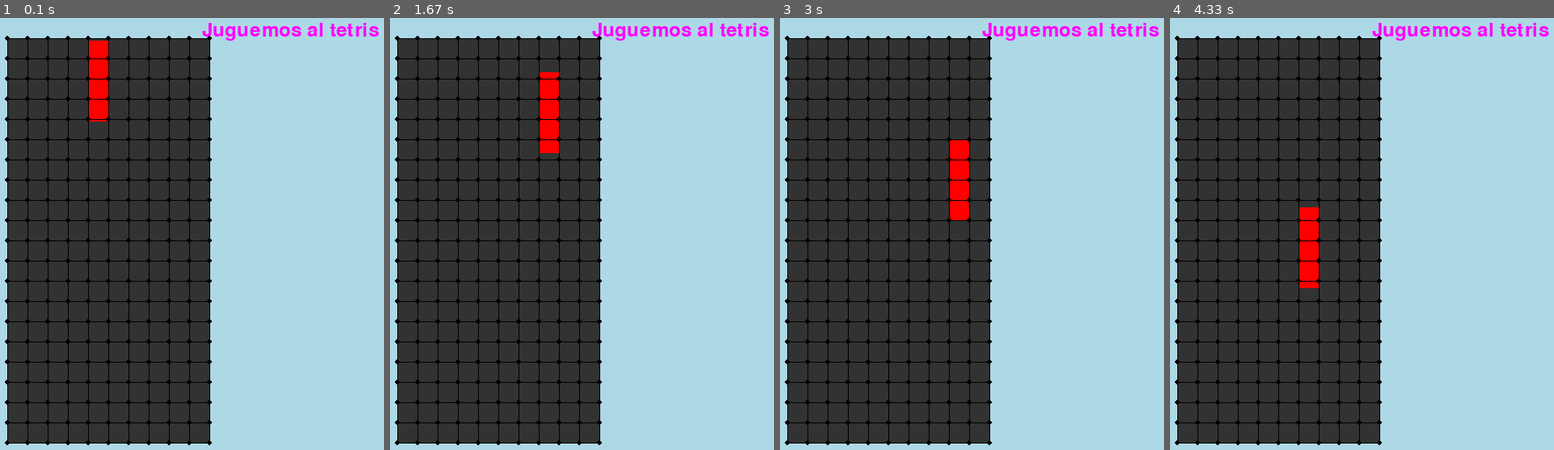
Above: before the commit, frames 1-4 (left to right).
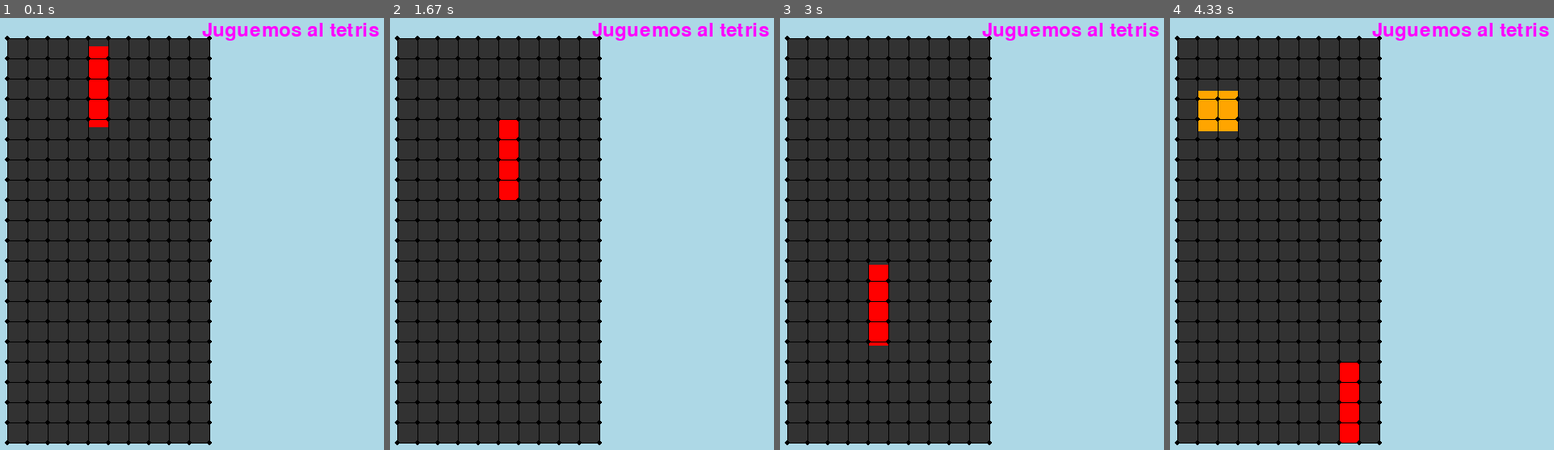
Above: after the commit, the same moments.

Repository: cajlo83/lab_1_py
Game: pygame game, started from tetris_pygame/main.py
Same seed, same stepped clock (60 frames per second), same inputs: the game is played once before the commit and once after it.
Inputs:
- Up to frame 1 (0.1 s): no input
- Up to frame 2 (1.67 s): hold Right 0.33-0.8 s; hold Right 0.83-1.3 s; hold Left from 1.33 s (still down)
- Up to frame 3 (3 s): release Left at 1.87 s; hold Down 1.9-2.2 s; hold Left 2.23-2.63 s; hold Right from 2.67 s (still down)
- Up to frame 4 (4.33 s): release Right at 3.3 s; hold Down 3.33-3.7 s; hold Left 3.73-4.2 s; hold Right from 4.23 s (still down)

The runs differ from the first frame. In frame 1, 0.1% of the frame differs, in the area x 23-29%, y 5-26%; in frame 2, 1.8%; in frame 3, 1.8%; in frame 4, 2.7%, in the area x 7-50%, y 16-99%.

Commit message:
terminada la clase de configuracion. proceder con la eliminacion de filas, asignacion de puntos, puntajes y pantalla inicial

Diff:
--- a/tetris_pygame/main.py
+++ b/tetris_pygame/main.py
@@ -5,10 +5,8 @@
 
 import pygame
 import sys
-import time
 #import entorno
-from configuraciones_juego import *
-from objetos_tetris import *
+from tetris_funciones import *
 from colores import *
 
 
@@ -21,8 +19,6 @@
 # limitar FPS para disminuir carga de CPU (1/2)
 
 
-# Inicializar el reloj de Pygame
-reloj = pygame.time.Clock()
 
 # Configuración de la ventana del programa
 screen = crear_ventana(800, 600, "tetris pygame Carlo Morici")
@@ -30,8 +26,8 @@
 
 
 # datos de configuracion
-dificultad = 1
-limite_movimientos_por_segundo = 5
+dificultad = 5
+limite_movimientos_por_segundo = 3
 ancho_espacio_jugable = 250
 config = config_crear(ancho_espacio_jugable, limite_movimientos_por_segundo, dificultad )
 
@@ -40,14 +36,11 @@
 matriz_esquinas = config.crear_puntos()
 
 figura_jugador = crear_figura(config)
-#           puntaje = 0
-
 
 # inicializacion pared de bloques
 pared_juegos = crear_pared(modalidad_juego, config)
 
-# inicializar tiempo_anterior antes del bucle
-tiempo_anterior = time.time()
+
 
 
 tocar_fondo = False
@@ -61,30 +54,11 @@
 
 
     # se controla la cantidad de movimientos con conteos de tiempo
-    tiempo_actual = time.time()
-    tiempo_transcurrido = tiempo_actual - tiempo_anterior
+    config.tiempo.actualiza_tiempo_actual()
+    config.tiempo.actualiza_tiempo_transcurrido()
 
 
-
-    # Obtener las teclas presionadas para moverse sin salir del espacio jugable, solo si se cumplio el tiempo establecido entre pulsaciones
-    if config.tiempo_entre_pulsos(tiempo_transcurrido):
-        keys = pygame.key.get_pressed()
-
-        if keys[pygame.K_LEFT] : # izquierda
-            tiempo_anterior = tiempo_actual # TIEMPO
-            figura_mover("HOR", figura_jugador, pared_juegos, -config.dimension_bloque)
-
-
-        if keys[pygame.K_RIGHT] : # derecha
-            tiempo_anterior = tiempo_actual # TIEMPO
-            figura_mover("HOR", figura_jugador, pared_juegos, config.dimension_bloque)
-
-
-        if keys[pygame.K_DOWN]: # abajo
-            tiempo_anterior = tiempo_actual # TIEMPO
-            tocar_fondo = figura_mover("VER", figura_jugador, pared_juegos, config.dimension_bloque)
-
-
+    tocar_fondo = interaccion_teclado(config, pared_juegos, figura_jugador)
 
     # en cada ciclo, el movil debe moverse hacia abajo. la velocidad cambia segun la dificultad
     tocar_fondo = figura_mover("VER", figura_jugador, pared_juegos, config.dificultad)
@@ -108,7 +82,7 @@
     screen.fill(color_fondo_ventana) # fondo
 
     # espacio jugable
-    pygame.draw.rect(screen, color_gris_oscuro, config.espacio_jugable) # rectangulo
+    config.mostrar_espacio_jugable(screen)
 
 
     # se representa graficamente al jugador en pantalla
@@ -122,13 +96,12 @@
     mostrar_puntos(matriz_esquinas, screen, 3) # esquinas
 
     # textos
-
     config.mostrar_titulo(screen)
 
     pygame.display.flip() # bufer de pantalla
 
     # limitar FPS para disminuir carga de CPU (2/2)
-    reloj.tick(config.fps)
+    config.tiempo.limitar_fps()
 
 # Salir de Pygame
 pygame.quit()
--- a/tetris_pygame/configuraciones_juego.py
+++ b/tetris_pygame/tetris_funciones.py
@@ -4,20 +4,52 @@
 import typing
 import sub_biblioteca
 from colores import *
-from objetos_tetris import *
+from tetris_objetos import *
+import time
+
+
+
+class Tiempos:
+    def __init__(self, reloj:pygame.time.Clock, tiempo_entre_movimientos:float, tiempo_actual:float, tiempo_transcurrido:float, tiempo_anterior:float, fps:int):
+        self.reloj = reloj #
+        self.tiempo_actual = tiempo_actual
+        self.tiempo_transcurrido = tiempo_transcurrido
+        self.tiempo_anterior = tiempo_anterior #
+        self.tiempo_entre_movimientos = tiempo_entre_movimientos
+        self.fps = fps #
+
+    def leer_evento(self) -> bool:
+        return self.tiempo_transcurrido >= self.tiempo_entre_movimientos
+
+    def limitar_fps(self):
+        self.reloj.tick(self.fps)
+
+    def actualiza_tiempo_anterior(self):
+        self.tiempo_anterior = self.tiempo_actual
+
+    def actualiza_tiempo_actual(self):
+        self.tiempo_actual = time.time()
+
+    def actualiza_tiempo_transcurrido(self):
+        self.tiempo_transcurrido = self.tiempo_actual - self.tiempo_anterior
+
+
+
+
+
+
 
 class Configuracion:
-    def __init__(self,texto_titulo:pygame.surface.Surface, fps:int, dificultad:int, tiempo_entre_movimientos:float, espacio_jugable:pygame.rect.Rect, dimension_bloque:int, puntaje:int, x_jugador:int, y_jugador:int):
+    def __init__(self,texto_titulo:pygame.surface.Surface,tiempo:Tiempos, dificultad:int, espacio_jugable:pygame.rect.Rect, dimension_bloque:int, puntaje:int, x_jugador:int, y_jugador:int):
         self.texto_titulo = texto_titulo #
-        self.fps = fps #
         self.dificultad = dificultad
-        self.tiempo_entre_movimientos = tiempo_entre_movimientos #
         self.espacio_jugable = espacio_jugable #
         self.dimension_bloque = dimension_bloque
         self.puntaje = puntaje #
         self.x_jugador = x_jugador #
         self.y_jugador = y_jugador #
         self.texto_titulo = texto_titulo #
+        self.tiempo = tiempo #
 
 
     def crear_grilla(self) -> list[tuple]:
@@ -56,11 +88,28 @@
 
         return matriz_puntos
 
-    def tiempo_entre_pulsos(self, tiempo_transcurrido) -> bool:
-        return tiempo_transcurrido >= self.tiempo_entre_movimientos
-
     def mostrar_titulo(self, screen:pygame.surface.Surface):
         screen.blit(self.texto_titulo, (screen.get_width() // 2 - self.texto_titulo.get_width() // 2, 8)) # titulo
+
+    def mostrar_espacio_jugable(self, screen:pygame.surface.Surface):
+        pygame.draw.rect(screen, color_gris_oscuro, self.espacio_jugable)
+
+
+
+def tiempo_crear(limite_movimientos_por_segundo:int) -> Tiempos:
+
+    tiempo_actual = time.time() #
+    tiempo_anterior = time.time()#
+    fps = (limite_movimientos_por_segundo * 4) #
+    tiempo_entre_movimientos = 1 / limite_movimientos_por_segundo #
+    tiempo_transcurrido = tiempo_actual - tiempo_anterior
+    reloj = pygame.time.Clock()#
+
+    tiempo_retorno = Tiempos(reloj, tiempo_entre_movimientos, tiempo_actual, tiempo_transcurrido, tiempo_anterior, fps)
+
+    return tiempo_retorno
+
+
 
 def config_crear(ancho_espacio_jugable:int, limite_movimientos_por_segundo:int, dificultad:int ) -> Configuracion:
     '''
@@ -73,10 +122,9 @@
 
 
     # tiempo entre movimientos
-    tiempo_entre_movimientos = 1 / limite_movimientos_por_segundo #
-
-    # fps
-    fps = limite_movimientos_por_segundo * 5 #
+#
+
+
 
     # posicion inicial del jugador
     x_jugador = int((espacio_jugable.left + espacio_jugable.right) / 2 - dimension_bloque) #
@@ -90,7 +138,9 @@
     # puntaje
     puntaje = 0 #
 
-    retorno = Configuracion(texto_titulo, fps, dificultad, tiempo_entre_movimientos, espacio_jugable, dimension_bloque, puntaje, x_jugador, y_jugador)
+    # tiempos
+    sub_tiempo = tiempo_crear(limite_movimientos_por_segundo)
+    retorno = Configuracion(texto_titulo, sub_tiempo, dificultad, espacio_jugable, dimension_bloque, puntaje, x_jugador, y_jugador)
     return retorno
 
 
@@ -232,3 +282,27 @@
 
     retorno = Pared(tipo_juego, tope_inicial, estructura_pared)
     return retorno
+
+def interaccion_teclado(config:Configuracion, pared_juegos:Pared, figura_jugador:Figura) -> bool():
+    '''
+    verifica las interacciones de teclado. retorna bool que depende de si se ejecuta la funcion de bajada
+    '''
+    retorno = False
+    if config.tiempo.leer_evento:
+        keys = pygame.key.get_pressed()
+
+        if keys[pygame.K_LEFT] : # izquierda
+            config.tiempo.actualiza_tiempo_anterior() # TIEMPO
+            figura_mover("HOR", figura_jugador, pared_juegos, -config.dimension_bloque)
+
+
+        if keys[pygame.K_RIGHT] : # derecha
+            config.tiempo.actualiza_tiempo_anterior() # TIEMPO
+            figura_mover("HOR", figura_jugador, pared_juegos, config.dimension_bloque)
+
+
+        if keys[pygame.K_DOWN]: # abajo
+            config.tiempo.actualiza_tiempo_anterior() # TIEMPO
+            retorno = figura_mover("VER", figura_jugador, pared_juegos, config.dimension_bloque)
+
+    return retorno
--- a/tetris_pygame/objetos_tetris.py
+++ b/tetris_pygame/tetris_objetos.py
@@ -39,9 +39,6 @@
         pygame.draw.rect(screen, self.color, self.cuadro)
 
 
-
-
-
 class Figura:
     def __init__(self, letra:str, rotacion:int, lista_bloques:list[Bloque]):
         self.letra = letra
@@ -57,10 +54,6 @@
 
         for bloque in self.lista_bloques:
                 bloque.mover(orientacion, cantidad)
-
-
-
-
 
 
 
@@ -132,18 +125,6 @@
 
 
 
-
-
-
-
-
-
-
-
-
-
-
-
 def crear_lista_bloques_iniciales(color_RGB_bloque:tuple[int, int, int], dim_bloque:int, x_inicial:int, y_inicial:int) -> list[Bloque]:
     '''
     Crea una lista de bloques para el proceso de creacion de una figura nueva
@@ -156,110 +137,6 @@
         lista_bloques.append(bloque)
     return lista_bloques
 
-
-# def crear_figura(dim_bloque:int, x_inicial:int, y_inicial:int) -> Figura:
-#     '''
-#     Crea una figura con formato de "tetramino" en la posicion inicial indicada
-#     '''
-#     print(f"crear_figura:\n x inicial={x_inicial}\ty inicial={y_inicial}")
-
-#     opciones_color = [color_azul, color_amarillo, color_rojo, color_verde, color_naranja]
-#     color_RGB_bloque = random.choice(opciones_color)
-#     lista_bloques = crear_lista_bloques_iniciales(color_RGB_bloque, dim_bloque, x_inicial, y_inicial)
-#     rotacion = 0
-#     opciones_letra = ["I", "O", "T", "L"]
-#     letra = random.choice(opciones_letra)
-
-#     match letra:
-#         case "I": # rectangulo, 4 bloques apilados en una fila
-#             lista_bloques[1].cuadro.y = lista_bloques[0].cuadro.y + dim_bloque #abajo 1
-#             lista_bloques[2].cuadro.y = lista_bloques[1].cuadro.y + dim_bloque #abajo 2
-#             lista_bloques[3].cuadro.y = lista_bloques[2].cuadro.y + dim_bloque #abajo 3
-
-#         case "O": # cuadrado, dos filas de dos bloques juntas
-#             lista_bloques[1].cuadro.y = lista_bloques[0].cuadro.y + dim_bloque #abajo
-#             lista_bloques[2].cuadro.x = lista_bloques[0].cuadro.x + dim_bloque #derecha
-#             lista_bloques[3].cuadro.y = lista_bloques[0].cuadro.y + dim_bloque #diagonal 1/2
-#             lista_bloques[3].cuadro.x = lista_bloques[0].cuadro.x + dim_bloque #diagonal 2/2
-
-#         case "T": # literalmente la forma de una T
-#             lista_bloques[1].cuadro.y = lista_bloques[0].cuadro.y + dim_bloque #abajo
-#             lista_bloques[2].cuadro.x = lista_bloques[0].cuadro.x + dim_bloque #derecha
-#             lista_bloques[3].cuadro.x = lista_bloques[0].cuadro.x - dim_bloque #izquierda
-
-#         case "L": # literalmente la forma de una L
-#             lista_bloques[1].cuadro.y = lista_bloques[0].cuadro.y + dim_bloque #abajo 1
-#             lista_bloques[2].cuadro.y = lista_bloques[1].cuadro.y + dim_bloque #abajo 2
-#             lista_bloques[3].cuadro.y = lista_bloques[2].cuadro.y #diagonal 1/2
-#             lista_bloques[3].cuadro.x = lista_bloques[2].cuadro.x + dim_bloque #diagonal 1/2
-
-
-
-#     figura_retorno = Figura(letra, rotacion, lista_bloques)
-
-#     print(f'letra: {figura_retorno.letra}\trotacion: {figura_retorno.rotacion}')
-#     print("info lista de bloques en la figura")
-#     for bloque in lista_bloques:
-#         print(f'x={bloque.cuadro.x}\ty={bloque.cuadro.y}')
-
-# #     return figura_retorno
-
-
-
-# def crear_pared(tipo_juego:str, config: Configuracion) -> Pared:
-#     '''
-#     Crea una nueva pared que contendra la informacion de los bloques caidos
-#     estructura_pared[i] = diccionario_columna =
-#         {
-#             "pos_x", "tope_columna", "bloques_en_fila"[j] = diccionario_bloque_en_fila =
-#             {
-#                 "pos_y", "bool_bloque", "datos_bloque"
-#             }
-#         }
-#     '''
-
-#     tope_inicial = espacio_jugable.bottom - dim_bloque
-
-
-#     # ya obtenida la informacion de los distintos datos de una vertical, se hace un proceso similar para obtener
-#     # las posiciones horizontales y asignar los valores a diccionario_columna
-
-#    # print(f"bottom espacio={espacio_jugable.bottom}\ntop espacio={espacio_jugable.top}\nizquierda_Espacio={espacio_jugable.left}\nderacha espacio={espacio_jugable.right} ")
-
-
-#     #debugeo_columnas = 0 #debug columnas 1/2
-
-#     estructura_pared = [] # estructura matricial a retornar
-#     for x in range(espacio_jugable.left, espacio_jugable.right, dim_bloque): # x pertenece a [left; rigth-dim_bloque]
-
-
-#         bloques_en_fila = [] # se crea bloques_en_fila:list[dict]
-#         for y in range( tope_inicial, (espacio_jugable.top - 1), -dim_bloque): # y pertenece a [bottom-dim_bloque; top]
-#             diccionario_bloque_en_fila = {
-#                 "pos_y": y,
-#                 "bool_bloque": False,
-#                 "datos_bloque": None # inicialmente vacio hasta ser ocupado
-#             }
-#             bloques_en_fila.append(diccionario_bloque_en_fila)
-
-#             # debug coordenadas
-#            # print(f"se creo una coordenada en la pared con posicion: ({x};{y})")
-
-
-#         diccionario_columna = {
-#             "pos_x": x,
-#             "bloques_en_fila": bloques_en_fila
-#             }
-#         estructura_pared.append(diccionario_columna) # se agrega la info de la columna y sus segmentos de fila asociados a estructura_pared
-
-
-#         # debug columnas 1/2
-#       #  print(f'se creo la columna numero: {debugeo_columnas}')
-#     #    debugeo_columnas +=1
-
-
-#     retorno = Pared(tipo_juego, tope_inicial, estructura_pared)
-#     return retorno
 
 def figura_verificar_devolucion(orientacion: str, figura:Figura, pared:Pared) -> int:
     '''
